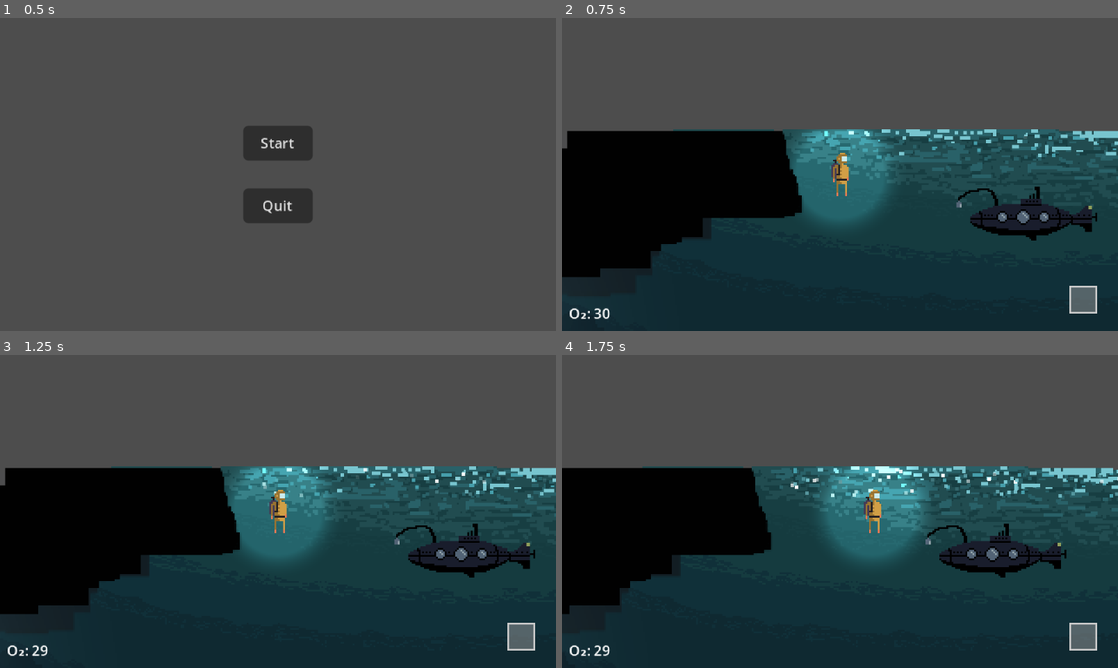
Above: before the commit, frames 1-4 (two rows, left to right).
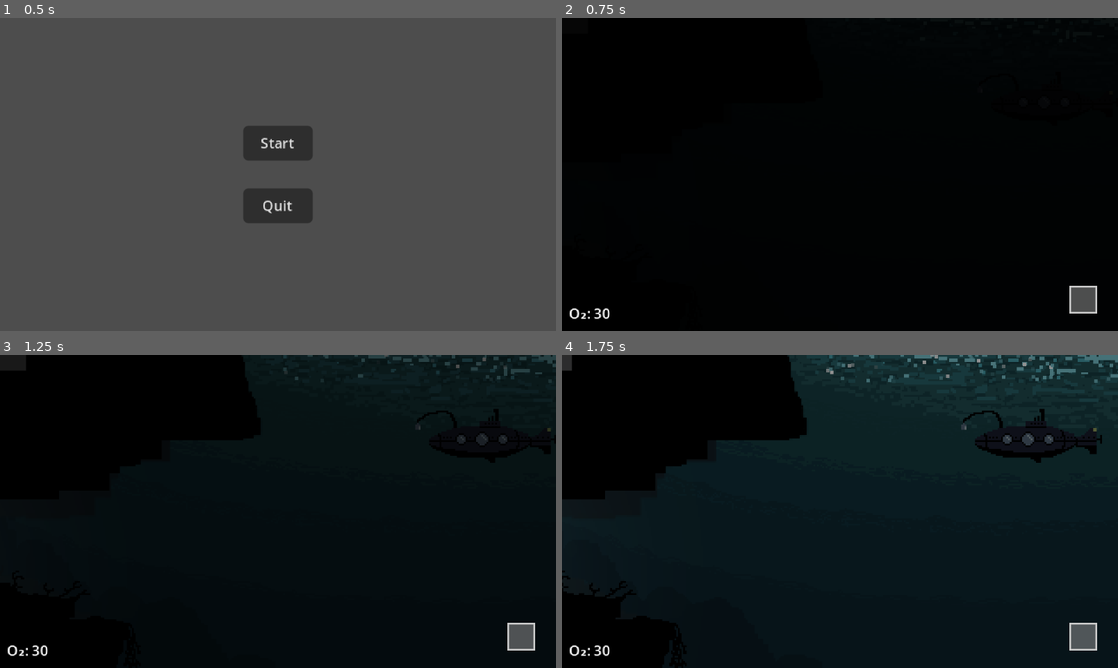
Above: after the commit, the same moments.

Repository: slowstate/atlantis
Game: Godot game, scene res://menus/main_menu/main_menu.tscn
Same seed, same stepped clock (60 frames per second), same inputs: the game is played once before the commit and once after it. The engine's default icon, where the game draws it, is replaced by a stand-in: a white triangle on a blue panel in a dark square.
Inputs (mouse positions are in pixels of both pictures, inside the frame that each line leads up to):
- Up to frame 1 (0.5 s): no input
- Up to frame 2 (0.75 s): click "Start" at 0.5 s
- Up to frame 3 (1.25 s): no input
- Up to frame 4 (1.75 s): move the mouse to (962, 495) at 1.27 s; hold D (player_move_right) from 1.28 s (still down); tap G (god_mode) at 1.35 s

Frame 1 is identical in both runs. In frame 2, 84% of the frame differs, in the area x 0-100%, y 0-100%; in frame 3, 83%; in frame 4, 89%.

Commit message:
Add pause menu, player dive animation, warehouse proximity lighting

Diff:
--- a/atlantis/argo/argo.tscn
+++ b/atlantis/argo/argo.tscn
@@ -6,13 +6,13 @@
 [ext_resource type="PackedScene" uid="uid://csf0beklm550h" path="res://components/spawn_point/spawn_point.tscn" id="4_7w5ae"]
 
 [sub_resource type="Gradient" id="Gradient_6c8hy"]
-offsets = PackedFloat32Array(0.75757575, 1)
+offsets = PackedFloat32Array(0.510101, 1)
 colors = PackedColorArray(1, 1, 1, 1, 0, 0, 0, 0)
 
 [sub_resource type="GradientTexture2D" id="GradientTexture2D_sm076"]
 gradient = SubResource("Gradient_6c8hy")
-width = 16
-height = 16
+width = 24
+height = 24
 fill = 1
 fill_from = Vector2(0.5, 0.5)
 fill_to = Vector2(0.5, 0)
@@ -23,8 +23,8 @@
 
 [sub_resource type="GradientTexture2D" id="GradientTexture2D_lwlk0"]
 gradient = SubResource("Gradient_sm076")
-width = 128
-height = 128
+width = 160
+height = 160
 fill = 1
 fill_from = Vector2(0.5, 0.5)
 fill_to = Vector2(0.5, 0)
@@ -66,23 +66,26 @@
 
 [node name="WindowLight1" type="PointLight2D" parent="Sprite2D"]
 position = Vector2(-14, 2)
+color = Color(0.7294118, 0.64705884, 0.3137255, 1)
 energy = 0.5
 texture = SubResource("GradientTexture2D_sm076")
 
 [node name="WindowLight2" type="PointLight2D" parent="Sprite2D"]
 position = Vector2(-2, 2)
+color = Color(0.7294118, 0.64705884, 0.3137255, 1)
 energy = 0.5
 texture = SubResource("GradientTexture2D_sm076")
 
 [node name="WindowLight3" type="PointLight2D" parent="Sprite2D"]
 position = Vector2(10, 2)
+color = Color(0.7294118, 0.64705884, 0.3137255, 1)
 energy = 0.5
 texture = SubResource("GradientTexture2D_sm076")
 
 [node name="PointLight2D" type="PointLight2D" parent="Sprite2D"]
 position = Vector2(0.5, 3.5)
 scale = Vector2(2, 1)
-energy = 0.5
+color = Color(0.73, 0.6862, 0.511, 1)
 texture = SubResource("GradientTexture2D_lwlk0")
 
 [node name="InteractionBox" type="Area2D" parent="."]
--- a/atlantis/entities/items/glowstone/glowstone.gd
+++ b/atlantis/entities/items/glowstone/glowstone.gd
@@ -17,5 +17,5 @@
 
 
 func _on_interactable_just_interacted() -> void:
-	if Globals.player.inventory.has_item(Ids.Items.MiningTool):
+	if Globals.player.currently_selected_tool == Ids.Items.MiningTool:
 		mined = true
--- a/atlantis/menus/main_menu/main_menu.gd
+++ b/atlantis/menus/main_menu/main_menu.gd
@@ -1,6 +1,10 @@
 extends Node2D
 
 const WORLD = preload("uid://chhtc74hdy2e5")
+
+
+func _ready() -> void:
+	get_tree().paused = false
 
 
 func _on_start_button_pressed() -> void:
--- /dev/null
+++ b/atlantis/menus/pause_menu/pause_menu.gd
@@ -0,0 +1,26 @@
+extends CanvasLayer
+
+var MAIN_MENU = load("uid://cbtihbid7ppjv")
+
+
+func _init() -> void:
+	visible = false
+
+
+func _input(event: InputEvent) -> void:
+	if event.is_action_pressed("player_pause"):
+		if get_tree().paused:
+			get_tree().paused = false
+			visible = false
+		else:
+			get_tree().paused = true
+			visible = true
+
+
+func _on_resume_button_pressed() -> void:
+	get_tree().paused = false
+	visible = false
+
+
+func _on_main_menu_button_pressed() -> void:
+	get_tree().change_scene_to_packed(MAIN_MENU)
--- /dev/null
+++ b/atlantis/menus/pause_menu/pause_menu.tscn
@@ -0,0 +1,46 @@
+[gd_scene load_steps=4 format=3 uid="uid://ca6mfue2lfa8u"]
+
+[ext_resource type="Script" uid="uid://u3yadp4ba7y4" path="res://menus/pause_menu/pause_menu.gd" id="1_5ndmu"]
+
+[sub_resource type="Gradient" id="Gradient_bkue7"]
+offsets = PackedFloat32Array(0)
+colors = PackedColorArray(0, 0, 0, 0.5)
+
+[sub_resource type="GradientTexture2D" id="GradientTexture2D_5ndmu"]
+gradient = SubResource("Gradient_bkue7")
+width = 320
+height = 180
+
+[node name="PauseMenu" type="CanvasLayer"]
+process_mode = 3
+layer = 9
+script = ExtResource("1_5ndmu")
+
+[node name="Sprite2D" type="Sprite2D" parent="."]
+texture = SubResource("GradientTexture2D_5ndmu")
+centered = false
+
+[node name="VBoxContainer" type="VBoxContainer" parent="."]
+anchors_preset = 15
+anchor_right = 1.0
+anchor_bottom = 1.0
+grow_horizontal = 2
+grow_vertical = 2
+alignment = 1
+
+[node name="ResumeButton" type="Button" parent="VBoxContainer"]
+layout_mode = 2
+size_flags_horizontal = 4
+size_flags_vertical = 4
+theme_override_font_sizes/font_size = 6
+text = "Resume"
+
+[node name="MainMenuButton" type="Button" parent="VBoxContainer"]
+layout_mode = 2
+size_flags_horizontal = 4
+size_flags_vertical = 4
+theme_override_font_sizes/font_size = 6
+text = "Main Menu"
+
+[connection signal="pressed" from="VBoxContainer/ResumeButton" to="." method="_on_resume_button_pressed"]
+[connection signal="pressed" from="VBoxContainer/MainMenuButton" to="." method="_on_main_menu_button_pressed"]
--- a/atlantis/player/player.gd
+++ b/atlantis/player/player.gd
@@ -31,6 +31,7 @@
 @onready var item_selector: ItemSelector = $UserInterface/ItemSelector
 @onready var notification_sprite: Sprite2D = $UserInterface/NotificationSprite
 @onready var point_light_2d: PointLight2D = $PointLight2D
+@onready var pause_menu: CanvasLayer = $PauseMenu
 
 
 func _ready() -> void:
--- a/atlantis/player/player.tscn
+++ b/atlantis/player/player.tscn
@@ -9,6 +9,7 @@
 [ext_resource type="Script" uid="uid://ygoqb4k67vi1" path="res://player/PlayerStateMachine/oxygen_refilling_state.gd" id="5_qjkh3"]
 [ext_resource type="Script" uid="uid://bfj0tbm2sub6y" path="res://player/PlayerStateMachine/oxygen_depleting_state.gd" id="6_g6k8r"]
 [ext_resource type="Script" uid="uid://by7vkwfrt78qv" path="res://player/PlayerStateMachine/drowning_state.gd" id="7_boad6"]
+[ext_resource type="PackedScene" uid="uid://ca6mfue2lfa8u" path="res://menus/pause_menu/pause_menu.tscn" id="10_8t03j"]
 
 [sub_resource type="CapsuleShape2D" id="CapsuleShape2D_qjkh3"]
 radius = 5.0
@@ -28,8 +29,8 @@
 
 [sub_resource type="GradientTexture2D" id="GradientTexture2D_8t03j"]
 gradient = SubResource("Gradient_hg6s5")
-width = 80
-height = 80
+width = 120
+height = 120
 fill = 1
 fill_from = Vector2(0.5, 0.5)
 fill_to = Vector2(0.5, 0)
@@ -94,7 +95,7 @@
 shape = SubResource("CapsuleShape2D_rkbax")
 
 [node name="PointLight2D" type="PointLight2D" parent="."]
-energy = 0.7
+color = Color(0.73, 0.6467801, 0.31390002, 1)
 texture = SubResource("GradientTexture2D_8t03j")
 
 [node name="PlayerSprite" type="Sprite2D" parent="."]
@@ -102,6 +103,7 @@
 texture = ExtResource("2_g1dw6")
 
 [node name="Camera2D" type="Camera2D" parent="."]
+limit_top = 0
 position_smoothing_enabled = true
 
 [node name="UserInterface" type="CanvasLayer" parent="."]
@@ -174,6 +176,8 @@
 [node name="DrowningTimer" type="Timer" parent="PlayerStateMachine/DrowningState"]
 one_shot = true
 
+[node name="PauseMenu" parent="." instance=ExtResource("10_8t03j")]
+
 [connection signal="show_notification" from="UserInterface/Inventory" to="UserInterface/NotificationSprite" method="_on_inventory_show_notification"]
 [connection signal="pressed" from="UserInterface/DrownedOverlay/RespawnButton" to="." method="_on_respawn_button_pressed"]
 [connection signal="timeout" from="PlayerStateMachine/DrowningState/DrowningTimer" to="PlayerStateMachine/DrowningState" method="_on_drowning_timer_timeout"]
--- a/atlantis/project.godot
+++ b/atlantis/project.godot
@@ -92,6 +92,11 @@
 "events": [Object(InputEventKey,"resource_local_to_scene":false,"resource_name":"","device":-1,"window_id":0,"alt_press …(192 unchanged characters)…
 ]
 }
+player_pause={
+"deadzone": 0.2,
+"events": [Object(InputEventKey,"resource_local_to_scene":false,"resource_name":"","device":-1,"window_id":0,"alt_pressed":false,"shift_pressed":false,"ctrl_pressed":false,"meta_pressed":false,"pressed":false,"keycode":0,"physical_keycode":4194305,"key_label":0,"unicode":0,"location":0,"echo":false,"script":null)
+]
+}
 
 [internationalization]
 
--- a/atlantis/world/crystal_city/buildings/warehouse/warehouse.gd
+++ b/atlantis/world/crystal_city/buildings/warehouse/warehouse.gd
@@ -7,32 +7,33 @@
 
 @onready var warehouse_skylight: Sprite2D = $WarehouseSkylight
 @onready var warehouse_light_argo: Sprite2D = $WarehouseLightArgo
+@onready var warehouse_light: Sprite2D = $WarehouseLight
+@onready var light_up_point: Node2D = $LightUpPoint
+
+
+func _physics_process(_delta: float) -> void:
+	if !Globals.argo:
+		return
+	if Globals.is_crystal_city_generator_enabled:
+		is_lit = true
+		warehouse_skylight.modulate.a = 1.0
+		warehouse_light.visible = true
+		return
+	var distance_x = clamp(abs(Globals.argo.global_position.x - light_up_point.global_position.x), 60.0, 180.0)
+	if distance_x > 180.0:
+		is_lit = false
+		return
+	var distance_y = clamp(abs(Globals.argo.global_position.y - light_up_point.global_position.y), 20.0, 40.0)
+	if distance_y > 40.0:
+		is_lit = false
+		return
+	is_lit = true
+	var warehouse_lights_alpha_y = clamp(remap(distance_y, 20.0, 40.0, 1.0, 0.0), 0.0, 1.0)
+	var warehouse_lights_alpha_x = clamp(remap(distance_x, 60.0, 180.0, 1.0, 0.0), 0.0, 1.0)
+	warehouse_skylight.modulate.a = warehouse_lights_alpha_y * warehouse_lights_alpha_x
+	warehouse_light_argo.modulate.a = warehouse_lights_alpha_y * warehouse_lights_alpha_x
 
 
 func _on_interactable_just_interacted() -> void:
 	if is_lit:
 		warehouse_door_just_interacted.emit()
-
-
-func _on_light_up_box_body_entered(_body: Node2D) -> void:
-	is_lit = true
-	warehouse_skylight.visible = true
-	warehouse_light_argo.visible = true
-
-
-func _on_light_up_box_body_exited(_body: Node2D) -> void:
-	is_lit = false
-	warehouse_skylight.visible = false
-	warehouse_light_argo.visible = false
-
-
-func _on_light_up_box_2_body_entered(_body: Node2D) -> void:
-	is_lit = true
-	warehouse_skylight.visible = true
-	warehouse_light_argo.visible = true
-
-
-func _on_light_up_box_2_body_exited(_body: Node2D) -> void:
-	is_lit = false
-	warehouse_skylight.visible = false
-	warehouse_light_argo.visible = false
--- a/atlantis/world/crystal_city/buildings/warehouse/warehouse.tscn
+++ b/atlantis/world/crystal_city/buildings/warehouse/warehouse.tscn
@@ -10,9 +10,6 @@
 [sub_resource type="RectangleShape2D" id="RectangleShape2D_k3j1t"]
 size = Vector2(18, 38)
 
-[sub_resource type="RectangleShape2D" id="RectangleShape2D_d76dh"]
-size = Vector2(38, 10)
-
 [node name="Warehouse" type="Node2D"]
 script = ExtResource("1_d76dh")
 
@@ -21,12 +18,10 @@
 texture = ExtResource("2_omwtg")
 
 [node name="WarehouseSkylight" type="Sprite2D" parent="."]
-visible = false
 position = Vector2(0, -225)
 texture = ExtResource("3_k3j1t")
 
 [node name="WarehouseLightArgo" type="Sprite2D" parent="."]
-visible = false
 position = Vector2(0, -108)
 texture = ExtResource("4_n7fuo")
 
@@ -35,33 +30,16 @@
 position = Vector2(0, -108)
 texture = ExtResource("5_kaniw")
 
+[node name="LightUpPoint" type="Node2D" parent="."]
+position = Vector2(0, -225)
+
 [node name="InteractionBox" type="Area2D" parent="."]
 
 [node name="CollisionShape2D" type="CollisionShape2D" parent="InteractionBox"]
 position = Vector2(0, -19)
 shape = SubResource("RectangleShape2D_k3j1t")
 
-[node name="LightUpBox" type="Area2D" parent="."]
-collision_layer = 0
-collision_mask = 4
-
-[node name="CollisionShape2D" type="CollisionShape2D" parent="LightUpBox"]
-position = Vector2(-64, -225)
-shape = SubResource("RectangleShape2D_d76dh")
-
-[node name="LightUpBox2" type="Area2D" parent="."]
-collision_layer = 0
-collision_mask = 4
-
-[node name="CollisionShape2D" type="CollisionShape2D" parent="LightUpBox2"]
-position = Vector2(64, -225)
-shape = SubResource("RectangleShape2D_d76dh")
-
 [node name="Interactable" parent="." node_paths=PackedStringArray("interaction_box") instance=ExtResource("2_jsrcb")]
 interaction_box = NodePath("../InteractionBox")
 
-[connection signal="body_entered" from="LightUpBox" to="." method="_on_light_up_box_body_entered"]
-[connection signal="body_exited" from="LightUpBox" to="." method="_on_light_up_box_body_exited"]
-[connection signal="body_entered" from="LightUpBox2" to="." method="_on_light_up_box_2_body_entered"]
-[connection signal="body_exited" from="LightUpBox2" to="." method="_on_light_up_box_2_body_exited"]
 [connection signal="just_interacted" from="Interactable" to="." method="_on_interactable_just_interacted"]
--- a/atlantis/world/shallows/shallows.tscn
+++ b/atlantis/world/shallows/shallows.tscn
@@ -55,7 +55,7 @@
 z_index = 5
 
 [node name="TopBoundary" type="StaticBody2D" parent="."]
-position = Vector2(686, 1)
+position = Vector2(686, -5)
 collision_layer = 2
 collision_mask = 5
 physics_material_override = SubResource("PhysicsMaterial_usalr")
--- a/atlantis/world/world.gd
+++ b/atlantis/world/world.gd
@@ -5,10 +5,21 @@
 @onready var crystal_city: CrystalCity = $CrystalCity
 @onready var fish_spawn_timer: Timer = $FishSpawnTimer
 @onready var player: Player = $Player
+@onready var animation_player: AnimationPlayer = $AnimationPlayer
+@onready var fade_in_overlay: Sprite2D = $FadeInOverlay
+@onready var fade_in_timer: Timer = $FadeInTimer
 
 
 func _ready() -> void:
 	fish_spawn_timer.start(randf_range(4.0, 8.0))
+	player.controls_enabled = false
+	fade_in_overlay.modulate.a = 1.0
+	fade_in_timer.start(2.0)
+
+
+func _physics_process(_delta: float) -> void:
+	if !fade_in_timer.is_stopped():
+		fade_in_overlay.modulate.a = 1.0 - TimerUtils.timer_progress(fade_in_timer)
 
 
 func _on_fish_spawn_timer_timeout() -> void:
@@ -21,3 +32,9 @@
 		add_child(additional_fish)
 
 	fish_spawn_timer.start(randf_range(4.0, 16.0))
+
+
+func _on_fade_in_timer_timeout() -> void:
+	animation_player.play("player_dive")
+	await get_tree().create_timer(2.0).timeout
+	player.controls_enabled = true
--- a/atlantis/world/world.tscn
+++ b/atlantis/world/world.tscn
@@ -6,6 +6,146 @@
 [ext_resource type="PackedScene" uid="uid://78dtm2oyn1qs" path="res://world/crystal_city/crystal_city.tscn" id="2_mmdvd"]
 [ext_resource type="PackedScene" uid="uid://bkqgm12tie6br" path="res://argo/argo.tscn" id="3_mmdvd"]
 [ext_resource type="Texture2D" uid="uid://okf7smr618ds" path="res://world/parallax_2d_layer/ocean.png" id="8_ai45w"]
+
+[sub_resource type="Gradient" id="Gradient_fn3g3"]
+colors = PackedColorArray(0, 0, 0, 0, 1, 1, 1, 1)
+
+[sub_resource type="GradientTexture2D" id="GradientTexture2D_sc4t8"]
+gradient = SubResource("Gradient_fn3g3")
+width = 2
+height = 2
+fill = 2
+fill_from = Vector2(0.5, 0.5)
+fill_to = Vector2(0.5, 0)
+
+[sub_resource type="ParticleProcessMaterial" id="ParticleProcessMaterial_ai45w"]
+particle_flag_disable_z = true
+emission_shape = 3
+emission_box_extents = Vector3(6, 8, 1)
+direction = Vector3(0, 1, 0)
+spread = 90.0
+initial_velocity_min = 10.0
+initial_velocity_max = 20.0
+gravity = Vector3(0, -98, 0)
+scale_min = 0.5
+
+[sub_resource type="Animation" id="Animation_fn3g3"]
+resource_name = "player_dive"
+length = 2.0
+tracks/0/type = "value"
+tracks/0/imported = false
+tracks/0/enabled = true
+tracks/0/path = NodePath("Player:position")
+tracks/0/interp = 1
+tracks/0/loop_wrap = true
+tracks/0/keys = {
+"times": PackedFloat32Array(0, 2),
+"transitions": PackedFloat32Array(0.1, 1),
+"update": 0,
+"values": [Vector2(578, -19), Vector2(600, 35)]
+}
+tracks/1/type = "value"
+tracks/1/imported = false
+tracks/1/enabled = true
+tracks/1/path = NodePath("Player/GPUParticles2D:emitting")
+tracks/1/interp = 1
+tracks/1/loop_wrap = true
+tracks/1/keys = {
+"times": PackedFloat32Array(0),
+"transitions": PackedFloat32Array(1),
+"update": 1,
+"values": [true]
+}
+tracks/2/type = "value"
+tracks/2/imported = false
+tracks/2/enabled = true
+tracks/2/path = NodePath("Player:collision_layer")
+tracks/2/interp = 1
+tracks/2/loop_wrap = true
+tracks/2/keys = {
+"times": PackedFloat32Array(2),
+"transitions": PackedFloat32Array(1),
+"update": 1,
+"values": [1]
+}
+tracks/3/type = "value"
+tracks/3/imported = false
+tracks/3/enabled = true
+tracks/3/path = NodePath("Player:visible")
+tracks/3/interp = 1
+tracks/3/loop_wrap = true
+tracks/3/keys = {
+"times": PackedFloat32Array(0),
+"transitions": PackedFloat32Array(1),
+"update": 1,
+"values": [true]
+}
+
+[sub_resource type="Animation" id="Animation_sc4t8"]
+length = 0.001
+tracks/0/type = "value"
+tracks/0/imported = false
+tracks/0/enabled = true
+tracks/0/path = NodePath("Player:position")
+tracks/0/interp = 1
+tracks/0/loop_wrap = true
+tracks/0/keys = {
+"times": PackedFloat32Array(0),
+"transitions": PackedFloat32Array(1),
+"update": 0,
+"values": [Vector2(564, -35)]
+}
+tracks/1/type = "value"
+tracks/1/imported = false
+tracks/1/enabled = true
+tracks/1/path = NodePath("Player/GPUParticles2D:emitting")
+tracks/1/interp = 1
+tracks/1/loop_wrap = true
+tracks/1/keys = {
+"times": PackedFloat32Array(0),
+"transitions": PackedFloat32Array(1),
+"update": 1,
+"values": [false]
+}
+tracks/2/type = "value"
+tracks/2/imported = false
+tracks/2/enabled = true
+tracks/2/path = NodePath("Player:collision_layer")
+tracks/2/interp = 1
+tracks/2/loop_wrap = true
+tracks/2/keys = {
+"times": PackedFloat32Array(0),
+"transitions": PackedFloat32Array(1),
+"update": 1,
+"values": [1]
+}
+tracks/3/type = "value"
+tracks/3/imported = false
+tracks/3/enabled = true
+tracks/3/path = NodePath("Player:visible")
+tracks/3/interp = 1
+tracks/3/loop_wrap = true
+tracks/3/keys = {
+"times": PackedFloat32Array(0),
+"transitions": PackedFloat32Array(1),
+"update": 1,
+"values": [false]
+}
+
+[sub_resource type="AnimationLibrary" id="AnimationLibrary_ai45w"]
+_data = {
+&"RESET": SubResource("Animation_sc4t8"),
+&"player_dive": SubResource("Animation_fn3g3")
+}
+
+[sub_resource type="Gradient" id="Gradient_sc4t8"]
+offsets = PackedFloat32Array(0)
+colors = PackedColorArray(0, 0, 0, 1)
+
+[sub_resource type="GradientTexture2D" id="GradientTexture2D_ai45w"]
+gradient = SubResource("Gradient_sc4t8")
+width = 600
+height = 300
 
 [node name="World" type="Node2D"]
 script = ExtResource("1_mmdvd")
@@ -18,7 +158,18 @@
 position = Vector2(684, 50)
 
 [node name="Player" parent="." instance=ExtResource("2_h5o24")]
-position = Vector2(576, 24)
+visible = false
+position = Vector2(564, -35)
+
+[node name="GPUParticles2D" type="GPUParticles2D" parent="Player"]
+position = Vector2(2, 8)
+emitting = false
+amount = 128
+texture = SubResource("GradientTexture2D_sc4t8")
+lifetime = 2.0
+one_shot = true
+explosiveness = 0.7
+process_material = SubResource("ParticleProcessMaterial_ai45w")
 
 [node name="Ocean" type="Sprite2D" parent="."]
 position = Vector2(640, 592)
@@ -27,4 +178,19 @@
 [node name="FishSpawnTimer" type="Timer" parent="."]
 wait_time = 3.0
 
+[node name="AnimationPlayer" type="AnimationPlayer" parent="."]
+libraries = {
+&"": SubResource("AnimationLibrary_ai45w")
+}
+
+[node name="FadeInOverlay" type="Sprite2D" parent="."]
+modulate = Color(1, 1, 1, 0)
+z_index = 99
+position = Vector2(601, 90)
+texture = SubResource("GradientTexture2D_ai45w")
+
+[node name="FadeInTimer" type="Timer" parent="."]
+one_shot = true
+
 [connection signal="timeout" from="FishSpawnTimer" to="." method="_on_fish_spawn_timer_timeout"]
+[connection signal="timeout" from="FadeInTimer" to="." method="_on_fade_in_timer_timeout"]
Not shown, added: atlantis/menus/pause_menu/pause_menu.gd.uid
Not shown: 1 places in atlantis/player/player.tscn that only renumber resources
Not shown: 1 places in atlantis/world/crystal_city/buildings/warehouse/warehouse.tscn that only renumber resources
Not shown: 1 places in atlantis/world/world.tscn that only renumber resources
